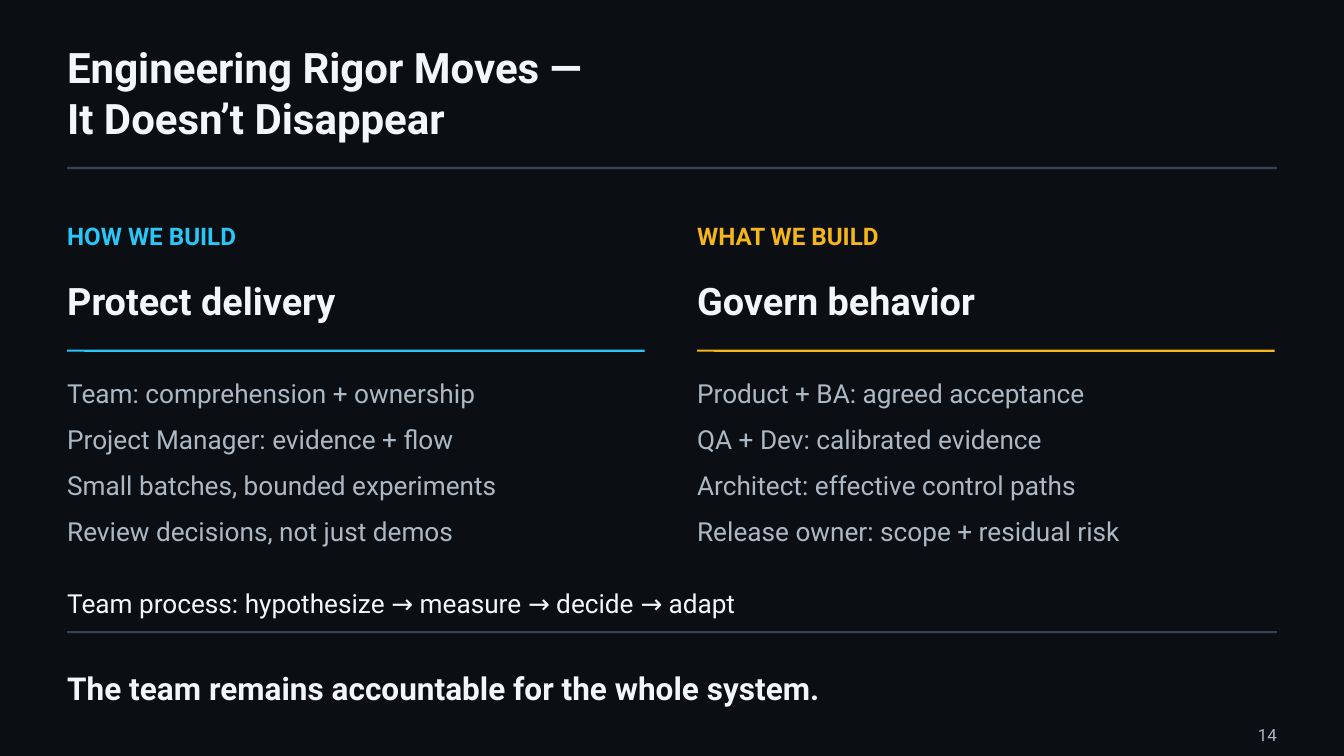
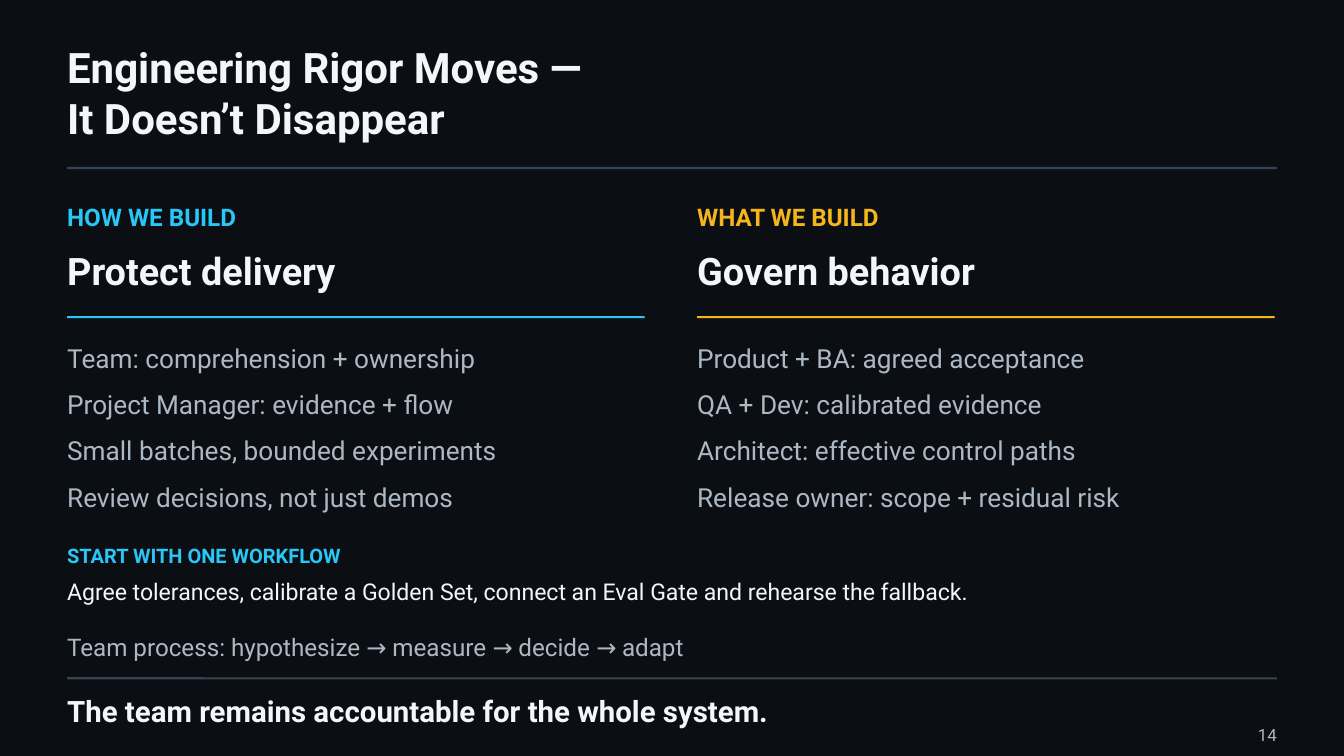
Before and after one commit to UncertaintyArchitectureGroup/uncertainty-architecture, a slide deck: slide 14 of assets/presentations/pmday-2026/ai-changes-both-sides.pptx. Drawn at 1344x756 pixels with LibreOffice and Linux fonts; fonts in the diff are those of the drawing. Boxes give left, top, right and bottom in pixels: in the first picture for what was removed or moved away, otherwise in the second. Text is boxed around its words. In the diff, an @@ line names an element or a change of style, - is before the commit and + after.

```diff
--- a/assets/presentations/pmday-2026/ai-changes-both-sides.pptx
+++ b/assets/presentations/pmday-2026/ai-changes-both-sides.pptx
@@ text "HOW WE BUILD": place and size @@
-text "HOW WE BUILD" at [67, 227, 236, 246]
+text "HOW WE BUILD" at [67, 208, 236, 227]
@@ text "WHAT WE BUILD": place and size @@
-text "WHAT WE BUILD" at [697, 227, 878, 246]
+text "WHAT WE BUILD" at [697, 208, 878, 227]
@@ text "Protect delivery": place and size @@
-text "Protect delivery" at [67, 286, 335, 323]
+text "Protect delivery" at [67, 256, 335, 293]
@@ text "Govern behavior": place and size @@
-text "Govern behavior" at [697, 286, 975, 316]
+text "Govern behavior" at [697, 256, 975, 286]
@@ 8 texts, 2 lines: place and size @@
-8 texts, 2 lines at [67, 351, 1275, 547]
+8 texts, 2 lines at [67, 318, 1275, 513]
@@ text added at [67, 548, 341, 564], 14.2 pt, text #28C7F7, bold @@
+START WITH ONE WORKFLOW
@@ text added at [67, 582, 968, 605], 16.5 pt, text #F4F7FA @@
+Agree tolerances, calibrate a Golden Set, connect an Eval Gate and rehearse the fallback.
@@ text "Team process: hypothesize → measure ...": place and size @@
-text "Team process: hypothesize → measure ..." at [67, 593, 735, 619]
+text "Team process: hypothesize → measure ..." at [67, 638, 683, 661]
@@ text "Team process: hypothesize → measure ..." at [67, 638, 683, 661]: size 18.8 to 17.2 pt, text colour #F4F7FA to #ADB8C5 @@
@@ line moved from (68, 632) - (1277, 632) to (68, 679) - (1277, 679) @@
@@ text "The team remains accountable for ...": place and size @@
-text "The team remains accountable for ..." at [67, 676, 819, 707]
+text "The team remains accountable for ..." at [67, 699, 768, 729]
@@ text "The team remains accountable for ..." at [67, 699, 768, 729]: size 22.5 to 21 pt @@
```
Also in this commit, not shown: 5 other slides changed, 6 other files.
